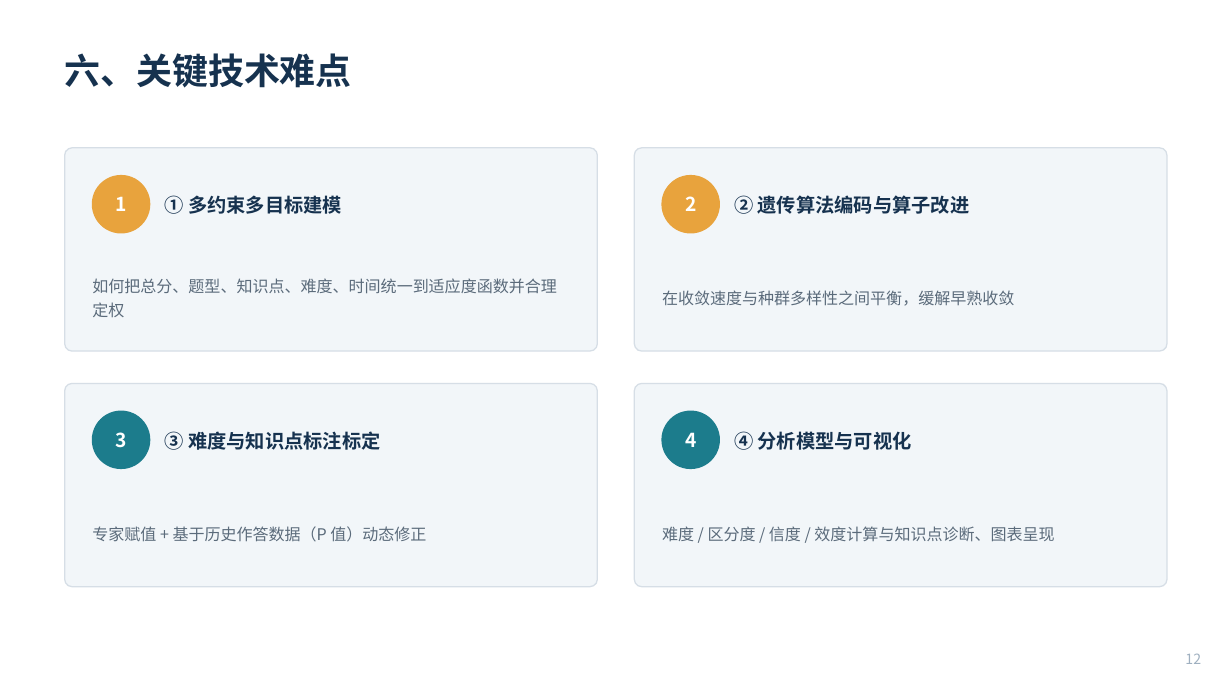
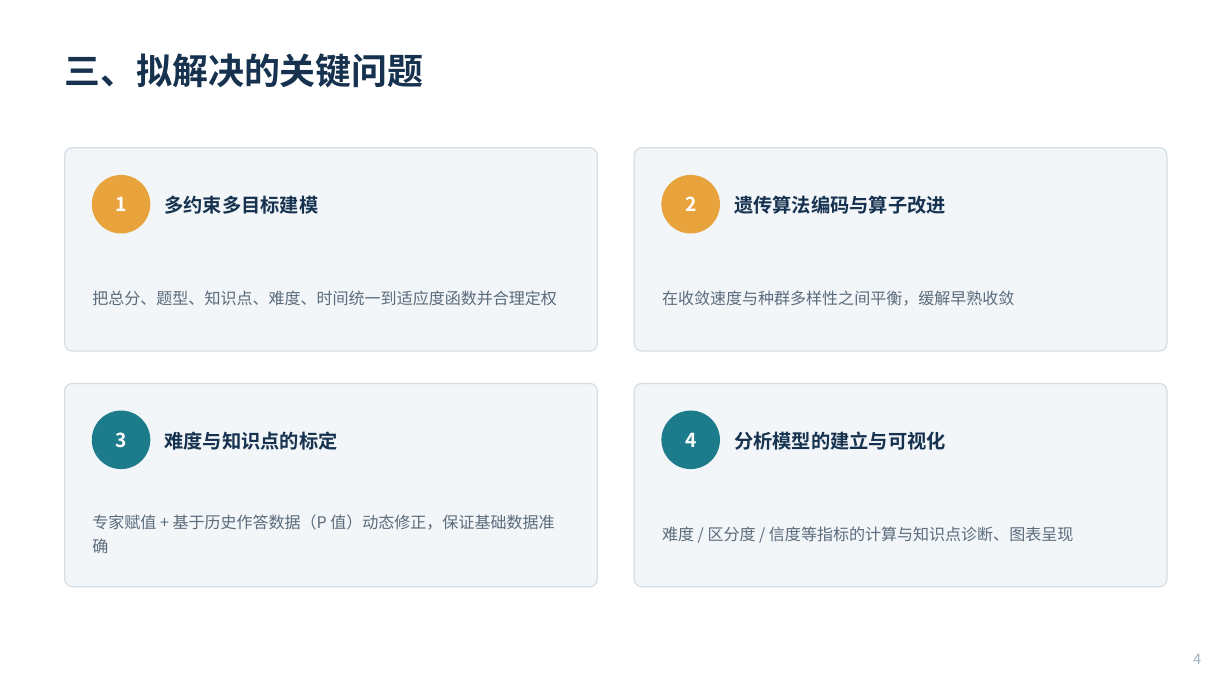
Before and after one commit to esneighbour9/Intelligent-Test-Paper-Generation-and-Analysis, a slide deck: slide 4 of docs/08-答辩/开题答辩.pptx (slide 12 before the commit). Drawn at 1232x693 pixels with LibreOffice and Linux fonts; fonts in the diff are those of the drawing. Boxes give left, top, right and bottom in pixels: in the first picture for what was removed or moved away, otherwise in the second. Text is boxed around its words. In the diff, an @@ line names an element or a change of style, - is before the commit and + after.

Commit message:
docs(答辩): 开题答辩 PPT 与讲稿改为学校要求的 5 板块、约 4 分钟
- 内容重构为：研究背景 / 研究意义 / 拟解决的关键问题 / 采用的技术方法 / 预期效果
- 陈述时长压缩至约 4 分 15 秒（要求 3—5 分钟）
- PPT 由 16 页精简为 8 页

```diff
--- a/docs/08-答辩/开题答辩.pptx
+++ b/docs/08-答辩/开题答辩.pptx
@@ text at bbox=[65, 53, 424, 88]: text changed @@
-六、关键技术难点
+三、拟解决的关键问题
@@ text at bbox=[164, 195, 318, 214]: text changed @@
-① 多约束多目标建模
+多约束多目标建模
@@ text at bbox=[734, 195, 946, 214]: text changed @@
-② 遗传算法编码与算子改进
+遗传算法编码与算子改进
@@ text at bbox=[92, 290, 557, 306]: text changed @@
-如何把总分、题型、知识点、难度、时间统一到适应度函数并合理定权
+把总分、题型、知识点、难度、时间统一到适应度函数并合理定权
@@ text at bbox=[164, 431, 337, 450]: text changed @@
-③ 难度与知识点标注标定
+难度与知识点的标定
@@ text at bbox=[734, 431, 946, 450]: text changed @@
-④ 分析模型与可视化
+分析模型的建立与可视化
@@ text at bbox=[92, 514, 554, 553]: text changed @@
-专家赋值 + 基于历史作答数据（P 值）动态修正
+专家赋值 + 基于历史作答数据（P 值）动态修正，保证基础数据准确
@@ text at bbox=[662, 526, 1073, 542]: text changed @@
-难度 / 区分度 / 信度 / 效度计算与知识点诊断、图表呈现
+难度 / 区分度 / 信度等指标的计算与知识点诊断、图表呈现
@@ text at bbox=[1193, 654, 1201, 664]: text changed @@
-12
+4
```
Also in this commit, not shown: 4 other slides changed, 1 slide added, 9 slides removed, 1 other file.
